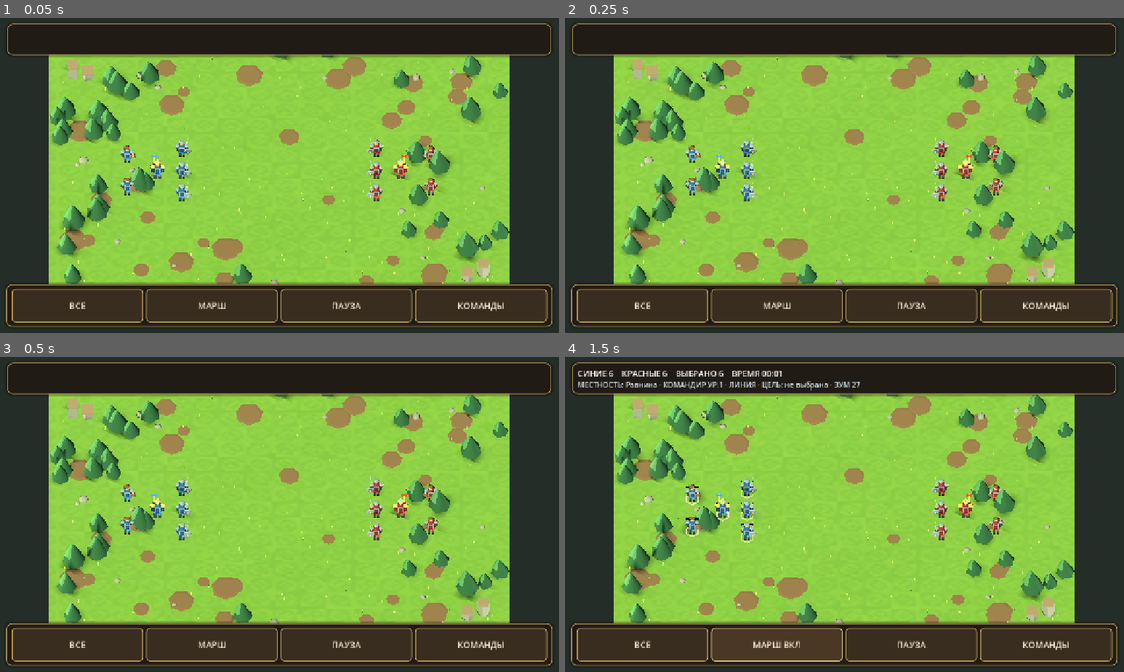
Above: before the commit, frames 1-4 (two rows, left to right).
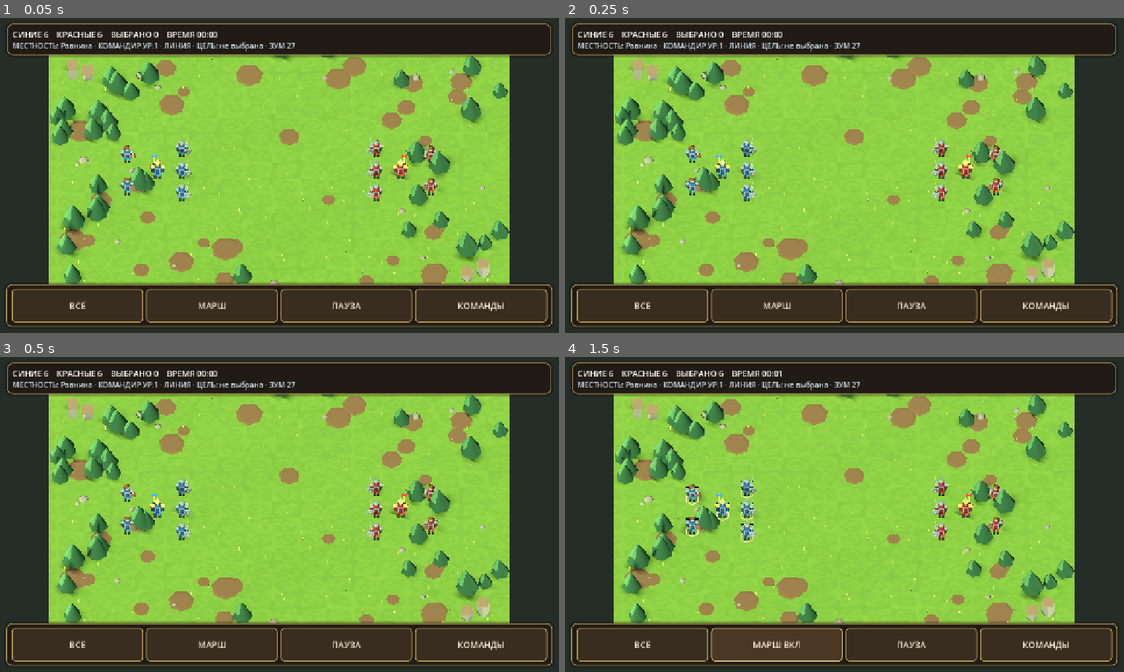
Above: after the commit, the same moments.

Repository: ilonadanelan1-code/-Project-Ember
Game: Godot game, scene res://scenes/combat_test.tscn
Same seed, same stepped clock (60 frames per second), same inputs: the game is played once before the commit and once after it. This scene is started directly instead of the project's main scene.
Inputs:
- Up to frame 1 (0.05 s): no input
- Up to frame 2 (0.25 s): no input
- Up to frame 3 (0.5 s): no input
- Up to frame 4 (1.5 s): click "ВСЕ" at 0.5 s; click "МАРШ" at 1.25 s

The runs differ from the first frame. In frame 1, 1.0% of the frame differs, in the area x 2-53%, y 4-11%; in frame 2, 1.0%; in frame 3, 1.0%; in frame 4, nothing differs.
Error before the commit: Parse Error: Function "get_viewport_rect()" not found in base self. (res://scripts/perf_overlay.gd:185)

Commit message:
Fix viewport size access in performance overlay

Diff:
--- a/project_ember/scripts/perf_overlay.gd
+++ b/project_ember/scripts/perf_overlay.gd
@@ -182,7 +182,7 @@
 		"godot_version": str(engine_version.get("string", "unknown")),
 		"platform": OS.get_name(),
 		"os_version": OS.get_version(),
-		"viewport": get_viewport_rect().size.round(),
+		"viewport": Vector2i(get_viewport().get_visible_rect().size),
 		"fps_current": fps_current,
 		"fps_average": fps_average,
 		"fps_min": fps_min,
